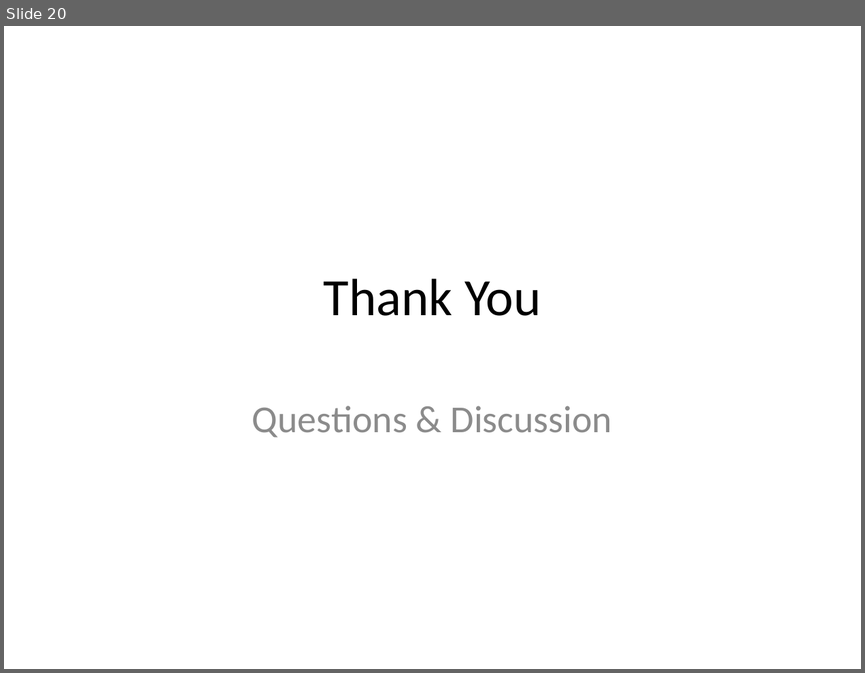
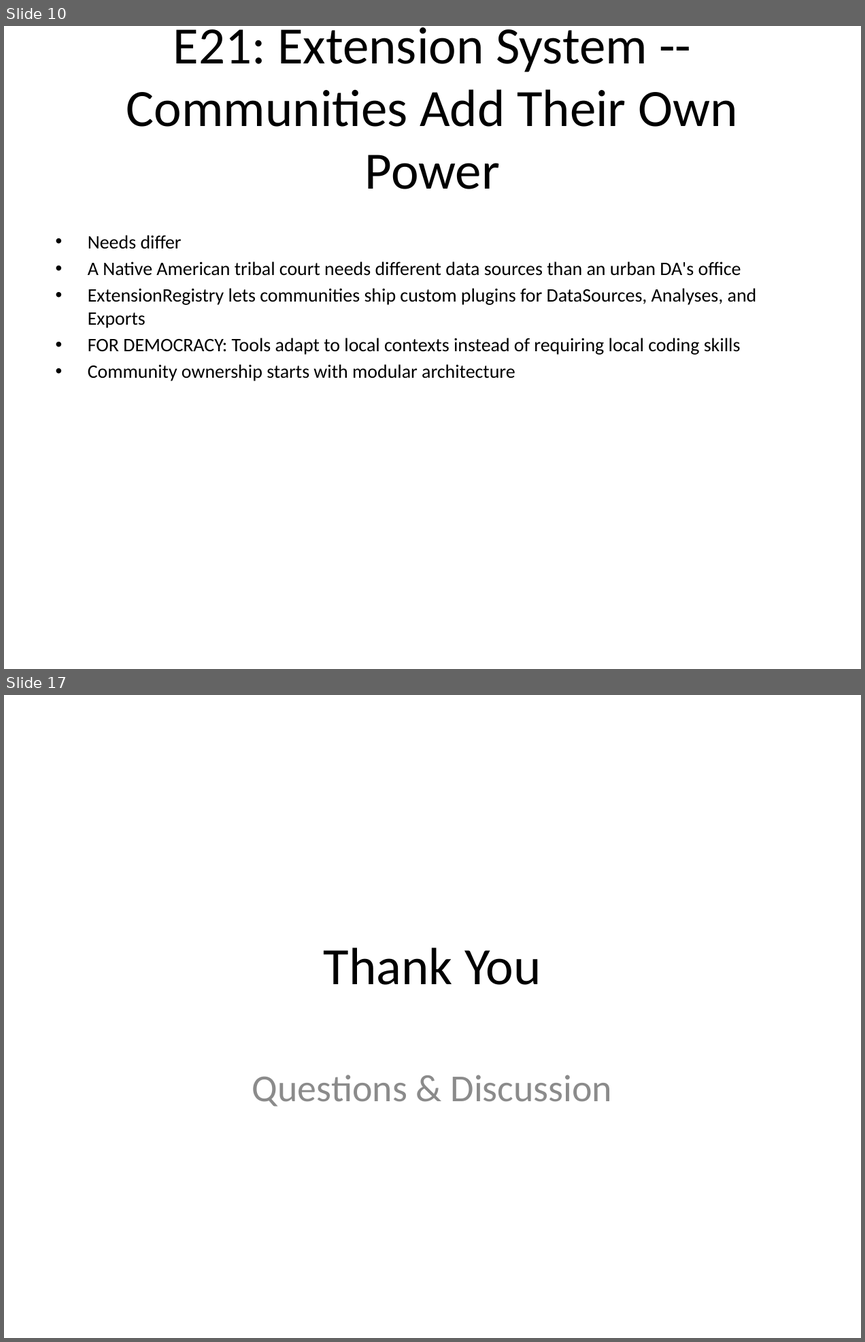
Before and after one commit to elijah/akashic-civics, a slide deck: presentation/akashic_civics_presentation.pptx. Shown one above the other, each under a label of ours: slide 20 before the commit, slides 10 and 17 after it; the slides between them are not shown. The pictures are 865x673 and 865x1342 pixels, drawn with LibreOffice and Linux fonts; fonts in the diff are those of the drawing. Boxes give left, top, right and bottom in pixels: in the first picture for what was removed or moved away, otherwise in the second. Text is boxed around its words. In the diff, an @@ line names an element or a change of style, - is before the commit and + after.

Commit message:
Revise presentation: restructure narrative around civic democracy arc (measurement -> accountability -> reform)

```diff
--- a/presentation/akashic_civics_presentation.pptx
+++ b/presentation/akashic_civics_presentation.pptx
@@ slide 10 added at box(4, 26, 861, 669), background #FFFFFF @@
@@ title added at box(126, 27, 737, 189), 44 pt, text #000000 @@
+E21: Extension System -- Communities Add Their Own Power
@@ text added at box(88, 235, 757, 381), 16 pt, text #000000 @@
+• Needs differ
+• A Native American tribal court needs different data sources than an urban DA's office
+• ExtensionRegistry lets communities ship custom plugins for DataSources, Analyses, and Exports
+• FOR DEMOCRACY: Tools adapt to local contexts instead of requiring local coding skills
+• Community ownership starts with modular architecture
@@ what was slide 20 is now slide 17 @@
```
Also in this commit, not shown: 12 slides changed, 4 other slides added, 8 slides removed, 2 other files.
